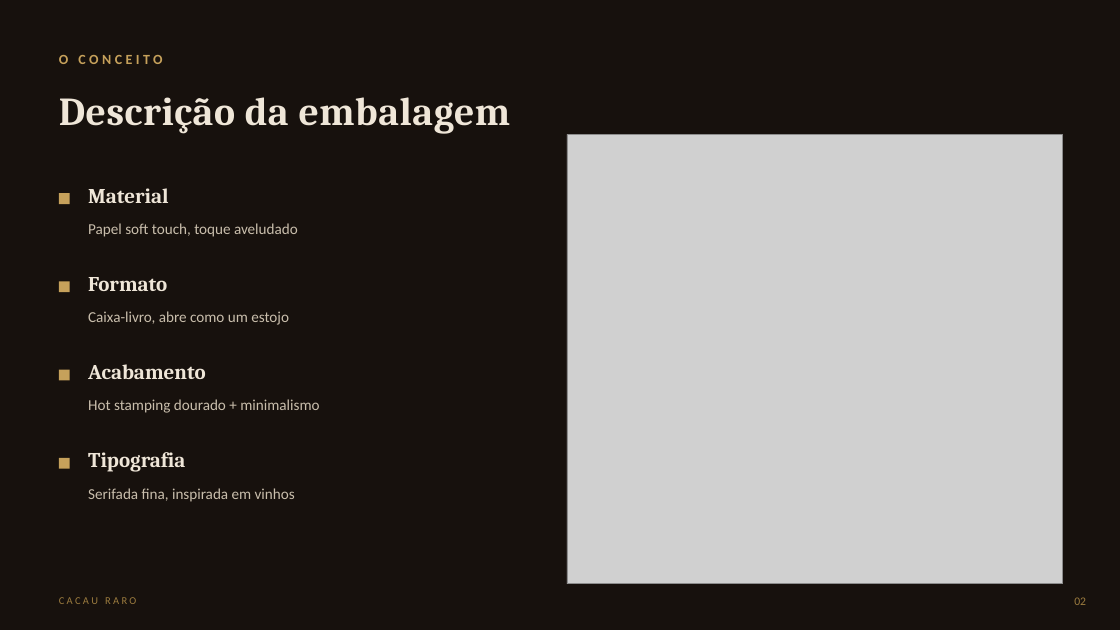
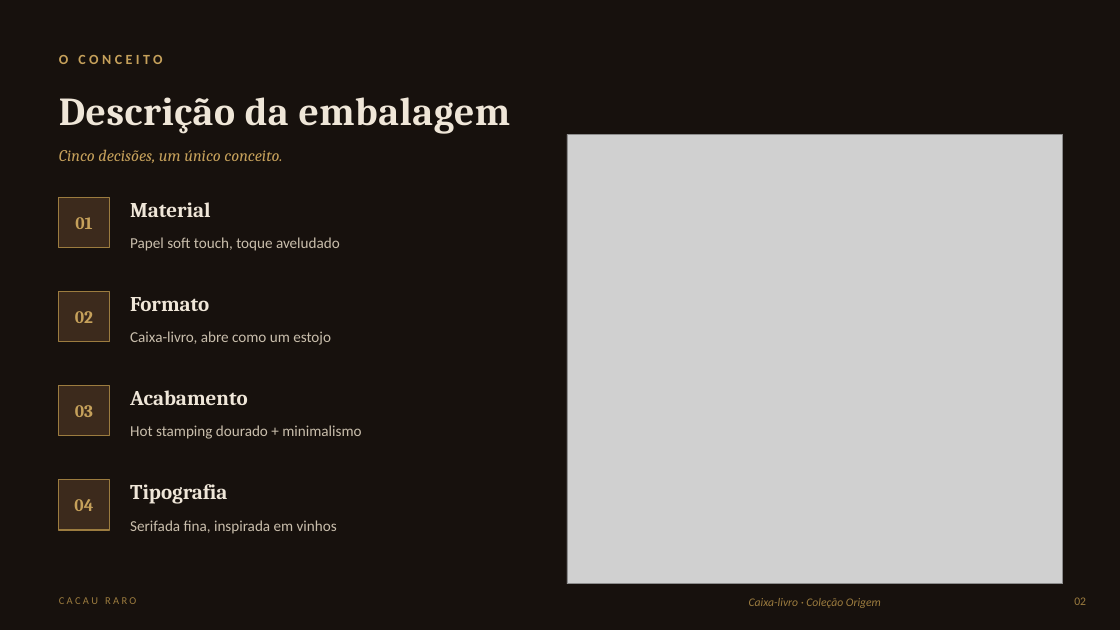
Before and after one commit to eduardamfaria-png/Trem, a slide deck: slide 2 of Cacau_Raro_Percepcao_Consumidor.pptx. Drawn at 1120x630 pixels with LibreOffice and Linux fonts; fonts in the diff are those of the drawing; grey boxes stand for pictures. Boxes give left, top, right and bottom in pixels: in the first picture for what was removed or moved away, otherwise in the second. Text is boxed around its words. In the diff, an @@ line names an element or a change of style, - is before the commit and + after.

```diff
--- a/Cacau_Raro_Percepcao_Consumidor.pptx
+++ b/Cacau_Raro_Percepcao_Consumidor.pptx
@@ text added at (x1=59, y1=149, x2=282, y2=163), 14 pt, text #C6A15B, italic @@
+Cinco decisões, um único conceito.
@@ rectangle removed at (x1=59, y1=193, x2=70, y2=204) @@
@@ rectangle added at (x1=59, y1=197, x2=109, y2=248), fill #3C2A1C, outline #9C7C3F 1 pt @@
@@ text "Material" moved from (x1=88, y1=188, x2=168, y2=203) to (x1=130, y1=202, x2=210, y2=217) @@
@@ text added at (x1=75, y1=217, x2=92, y2=229), 15 pt, text #C6A15B, bold @@
+01
@@ text "Papel soft touch, toque aveludado" moved from (x1=88, y1=223, x2=298, y2=237) to (x1=130, y1=237, x2=340, y2=251) @@
@@ rectangle removed at (x1=59, y1=281, x2=70, y2=292) @@
@@ rectangle added at (x1=59, y1=292, x2=109, y2=342), fill #3C2A1C, outline #9C7C3F 1 pt @@
@@ text "Formato" moved from (x1=88, y1=277, x2=167, y2=291) to (x1=130, y1=297, x2=209, y2=311) @@
@@ text added at (x1=75, y1=311, x2=93, y2=323), 15 pt, text #C6A15B, bold @@
+02
@@ text "Caixa-livro, abre como um estojo" moved from (x1=88, y1=311, x2=289, y2=325) to (x1=130, y1=331, x2=331, y2=345) @@
@@ rectangle removed at (x1=59, y1=370, x2=70, y2=381) @@
@@ rectangle added at (x1=59, y1=386, x2=109, y2=436), fill #3C2A1C, outline #9C7C3F 1 pt @@
@@ text "Acabamento" moved from (x1=88, y1=364, x2=205, y2=379) to (x1=130, y1=390, x2=247, y2=405) @@
@@ text added at (x1=75, y1=405, x2=93, y2=417), 15 pt, text #C6A15B, bold @@
+03
@@ text "Hot stamping dourado + minimalismo" moved from (x1=88, y1=399, x2=319, y2=413) to (x1=130, y1=425, x2=361, y2=439) @@
@@ rectangle removed at (x1=59, y1=458, x2=70, y2=469) @@
@@ text "Tipografia" moved from (x1=88, y1=452, x2=185, y2=472) to (x1=130, y1=484, x2=227, y2=504) @@
@@ rectangle added at (x1=59, y1=480, x2=109, y2=530), fill #3C2A1C, outline #9C7C3F 1 pt @@
@@ text added at (x1=74, y1=499, x2=93, y2=511), 15 pt, text #C6A15B, bold @@
+04
@@ text "Serifada fina, inspirada em vinhos" moved from (x1=88, y1=488, x2=295, y2=502) to (x1=130, y1=520, x2=337, y2=534) @@
@@ text added at (x1=749, y1=598, x2=881, y2=608), 10 pt, text #9C7C3F, italic @@
+Caixa-livro · Coleção Origem
```
Also in this commit, not shown: 2 other slides changed.
